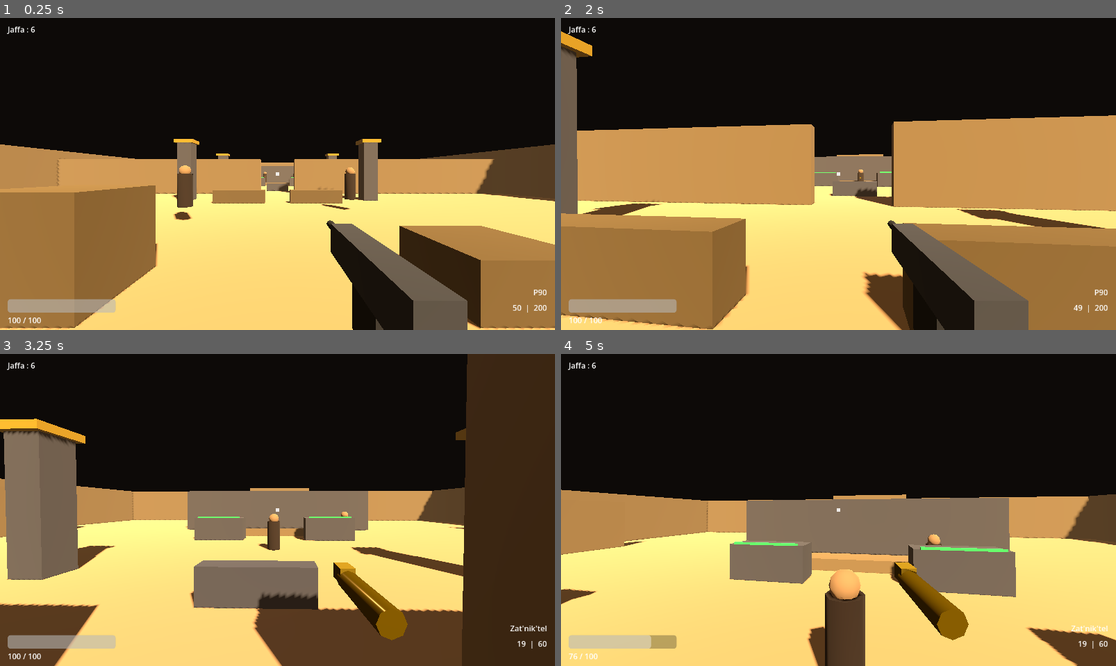
Above: before the commit, frames 1-4 (two rows, left to right).
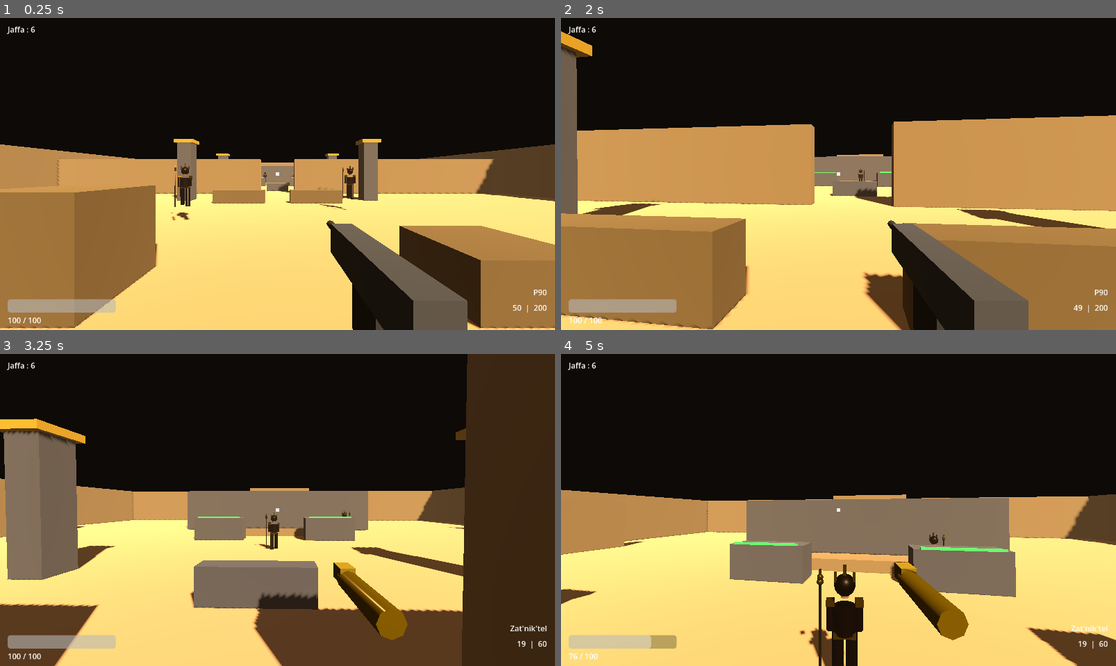
Above: after the commit, the same moments.

Repository: BertrandMiannay/Game_test
Game: Godot game, scene res://scenes/main_level.tscn
The game is run twice, just before and just after one commit, with the same random seed, the same clock (stepped at 60 frames per second) and the same inputs.
Inputs (mouse positions are in pixels of both pictures, inside the frame that each line leads up to):
- Up to frame 1 (0.25 s): no input
- Up to frame 2 (2 s): tap Enter (restart) at 0.5 s; move the mouse to (866, 174) at 0.52 s; hold Shift (sprint) 0.53-1.28 s; hold W (move_forward) from 0.53 s (still down); click (866, 174) at 0.67 s; tap Space (jump) at 0.77, 1.52 s; move the mouse to (810, 174) at 1.27 s; tap 1 (weapon_1) at 1.35 s
- Up to frame 3 (3.25 s): keep holding W (move_forward); move the mouse to (288, 503) at 2.02 s; tap 2 (weapon_2) at 2.1 s; move the mouse to (271, 516) at 2.77 s; tap Shift (sprint) at 2.85 s; click (271, 516) at 2.92 s; tap Space (jump) at 3.02 s
- Up to frame 4 (5 s): keep holding W (move_forward); move the mouse to (877, 513) at 3.52 s; tap 1 (weapon_1) at 3.6 s; tap Space (jump) at 3.77, 4.52 s; move the mouse to (794, 506) at 4.27 s; tap 2 (weapon_2) at 4.35 s

The runs differ from the first frame. In frame 1, 0.7% of the frame differs, in the area x 30-65%, y 46-66%; in frame 2, less than 0.1%; in frame 3, 0.3%; in frame 4, 2.4%, in the area x 42-70%, y 57-100%.

Commit message:
add game description

Diff:
--- a/game/scripts/enemy_jaffa.gd
+++ b/game/scripts/enemy_jaffa.gd
@@ -4,12 +4,12 @@
 enum State { PATROL, CHASE, ATTACK, STUNNED, DEAD }
 
 # ─── Paramètres ────────────────────────────────────────────────────────────────
-@export var max_health: float     = 80.0
-@export var walk_speed: float     = 2.5
-@export var chase_speed: float    = 4.5
+@export var max_health: float      = 80.0
+@export var walk_speed: float      = 2.5
+@export var chase_speed: float     = 4.5
 @export var detection_range: float = 18.0
-@export var attack_range: float   = 7.0
-@export var attack_damage: float  = 12.0
+@export var attack_range: float    = 7.0
+@export var attack_damage: float   = 12.0
 @export var attack_cooldown: float = 2.0
 
 # ─── État interne ──────────────────────────────────────────────────────────────
@@ -23,6 +23,15 @@
 
 const GRAVITY := 9.8
 
+# ─── Pivots d'animation ────────────────────────────────────────────────────────
+var _pivot_left_leg:  Node3D
+var _pivot_right_leg: Node3D
+var _pivot_left_arm:  Node3D
+var _pivot_right_arm: Node3D
+
+var _anim_time:   float = 0.0   # accumulateur de temps pour la marche
+var _attack_anim: float = 0.0   # [0..1] progression de l'animation d'attaque
+
 # ─── Références ────────────────────────────────────────────────────────────────
 @onready var attack_timer: Timer = $AttackTimer
 var audio_player: AudioStreamPlayer3D
@@ -37,7 +46,6 @@
 	attack_timer.one_shot  = true
 	attack_timer.timeout.connect(func(): can_attack = true)
 
-	# Points de patrouille autour du spawn
 	var s := global_position
 	patrol_points = [s, s + Vector3(4, 0, 0), s + Vector3(4, 0, 4), s + Vector3(0, 0, 4)]
 
@@ -53,11 +61,9 @@
 	if state == State.DEAD:
 		return
 
-	# Gravité
 	if not is_on_floor():
 		velocity.y -= GRAVITY * delta
 
-	# Étourdissement
 	if state == State.STUNNED:
 		stun_timer -= delta
 		velocity.x = move_toward(velocity.x, 0, 10.0)
@@ -67,7 +73,6 @@
 		move_and_slide()
 		return
 
-	# Détection du joueur
 	if state == State.PATROL:
 		_scan_for_player()
 
@@ -77,6 +82,41 @@
 		State.ATTACK: _do_attack()
 
 	move_and_slide()
+
+func _process(delta: float) -> void:
+	if state == State.DEAD:
+		return
+	_animate(delta)
+
+# ─── Animation procédurale ─────────────────────────────────────────────────────
+func _animate(delta: float) -> void:
+	var is_moving := state == State.PATROL or state == State.CHASE
+
+	# Accumulation du temps uniquement en mouvement
+	if is_moving:
+		_anim_time += delta * 5.0   # fréquence de pas
+
+	# Décroissance de l'animation d'attaque
+	if _attack_anim > 0.0:
+		_attack_anim = max(0.0, _attack_anim - delta * 2.5)
+
+	# ── Jambes : oscillation avant/arrière ──────────────────────────────────────
+	var leg_angle := sin(_anim_time) * 0.45 if is_moving else 0.0
+	if _pivot_left_leg:
+		_pivot_left_leg.rotation.x  = leg_angle
+	if _pivot_right_leg:
+		_pivot_right_leg.rotation.x = -leg_angle
+
+	# ── Bras : balancement opposé aux jambes ────────────────────────────────────
+	var arm_swing := sin(_anim_time) * 0.30 if is_moving else 0.0
+
+	if _pivot_left_arm:
+		_pivot_left_arm.rotation.x = -arm_swing
+
+	# Bras droit : balancement + soulèvement lors de l'attaque
+	var raise := _attack_anim * -1.2   # -1.2 rad ≈ lever le bras vers l'avant/haut
+	if _pivot_right_arm:
+		_pivot_right_arm.rotation.x = arm_swing + raise
 
 # ─── Comportements ─────────────────────────────────────────────────────────────
 func _scan_for_player() -> void:
@@ -158,11 +198,12 @@
 	return not result.is_empty() and (result["collider"] as Node).is_in_group("player")
 
 func _fire_projectile() -> void:
+	_attack_anim = 1.0   # déclenche l'animation de levée du bras
+
 	var muzzle := global_position + Vector3(0, 1.2, 0)
 	var target := player.global_position + Vector3(0, 0.9, 0)
 	var dir    := (target - muzzle).normalized()
 
-	# Spawn légèrement en avant pour éviter l'auto-collision
 	muzzle += dir * 0.6
 
 	var proj := preload("res://scripts/projectile.gd").new()
@@ -182,7 +223,6 @@
 
 	health -= amount
 
-	# Alerter le Jaffa s'il patrouillait
 	if state == State.PATROL:
 		if player == null:
 			player = get_tree().get_first_node_in_group("player")
@@ -202,46 +242,144 @@
 	state    = State.DEAD
 	velocity = Vector3.ZERO
 	set_physics_process(false)
+	set_process(false)
 	GameManager.notify_enemy_killed()
 
 	var tween := create_tween()
 	if disintegrate:
-		# Effet désintégration : rétrécissement rapide
 		tween.tween_property(self, "scale", Vector3(0.01, 0.01, 0.01), 0.5)
 	else:
-		# Chute et disparition
 		tween.tween_property(self, "rotation:z", PI / 2.0, 0.3)
 		tween.tween_property(self, "scale", Vector3(0.0, 0.0, 0.0), 0.5)
 	tween.tween_callback(queue_free)
 
-# ─── Visuel placeholder ────────────────────────────────────────────────────────
+# ─── Visuel Jaffa ──────────────────────────────────────────────────────────────
 func _build_mesh() -> void:
-	# Corps (capsule bleue/rouge = Jaffa)
-	var body := CSGCylinder3D.new()
-	body.name   = "Body"
-	body.radius = 0.35
-	body.height = 1.6
-	body.position = Vector3(0, 0.8, 0)
-	var mat := StandardMaterial3D.new()
-	mat.albedo_color = Color(0.15, 0.10, 0.08)  # Armure sombre Jaffa
-	body.material = mat
-	add_child(body)
-
-	# Tête
-	var head := CSGSphere3D.new()
-	head.radius   = 0.28
-	head.position = Vector3(0, 1.75, 0)
-	var mat2 := StandardMaterial3D.new()
-	mat2.albedo_color = Color(0.65, 0.50, 0.35)
-	head.material = mat2
-	add_child(head)
-
-	# Détail : emblème Goa'uld (disque doré sur la poitrine)
-	var emblem := CSGBox3D.new()
-	emblem.size     = Vector3(0.15, 0.15, 0.05)
-	emblem.position = Vector3(0, 1.0, 0.33)
-	var mat3 := StandardMaterial3D.new()
-	mat3.albedo_color = Color(0.80, 0.65, 0.10)
-	mat3.metallic     = 0.9
-	emblem.material   = mat3
-	add_child(emblem)
+	var armor := _mat(Color(0.10, 0.07, 0.06), 0.85, 0.35)
+	var gold  := _mat(Color(0.72, 0.55, 0.08), 0.95, 0.15)
+	var skin  := _mat(Color(0.52, 0.36, 0.22), 0.00, 0.85)
+	var metal := _mat(Color(0.18, 0.16, 0.14), 0.80, 0.40)
+
+	# ── Jambes avec pivots à la hanche ──────────────────────────────────────────
+	_pivot_left_leg  = _make_pivot(Vector3(-0.12, 0.95, 0))
+	_pivot_right_leg = _make_pivot(Vector3( 0.12, 0.95, 0))
+
+	# Les jambes sont décalées vers le bas par rapport au pivot de hanche
+	_cyl_on(_pivot_left_leg,  Vector3(0, -0.48, 0), 0.10, 0.95, armor)
+	_cyl_on(_pivot_right_leg, Vector3(0, -0.48, 0), 0.10, 0.95, armor)
+
+	# Genouillères sur les pivots
+	_box_on(_pivot_left_leg,  Vector3(0, -0.40, 0.07), Vector3(0.13, 0.08, 0.07), gold)
+	_box_on(_pivot_right_leg, Vector3(0, -0.40, 0.07), Vector3(0.13, 0.08, 0.07), gold)
+
+	# ── Ceinture (fixe) ─────────────────────────────────────────────────────────
+	_box(Vector3(0, 0.95, 0), Vector3(0.38, 0.09, 0.30), gold)
+
+	# ── Torse (fixe) ────────────────────────────────────────────────────────────
+	_cyl(Vector3(0, 1.18, 0), 0.20, 0.44, armor)
+	_box(Vector3(0, 1.22, 0.13), Vector3(0.34, 0.28, 0.06), armor)   # plastron
+	_box(Vector3(0, 1.28, 0.17), Vector3(0.10, 0.10, 0.04), gold)    # emblème
+
+	# ── Bras avec pivots à l'épaule ─────────────────────────────────────────────
+	_pivot_left_arm  = _make_pivot(Vector3(-0.25, 1.46, 0))
+	_pivot_right_arm = _make_pivot(Vector3( 0.25, 1.46, 0))
+
+	_cyl_on(_pivot_left_arm,  Vector3(0, -0.25, 0), 0.065, 0.44, armor)
+	_cyl_on(_pivot_right_arm, Vector3(0, -0.25, 0), 0.065, 0.44, armor)
+
+	# Épaulières sur les pivots
+	_box_on(_pivot_left_arm,  Vector3(0,  0.00, 0), Vector3(0.15, 0.08, 0.22), gold)
+	_box_on(_pivot_right_arm, Vector3(0,  0.00, 0), Vector3(0.15, 0.08, 0.22), gold)
+
+	# ── Bâton de combat attaché au bras droit ───────────────────────────────────
+	# Décalé en X pour tenir dans la main droite
+	_cyl_on(_pivot_right_arm, Vector3(0.18, -0.55, 0), 0.022, 1.80, metal)   # hampe
+	_sphere_on(_pivot_right_arm, Vector3(0.18,  0.35, 0), 0.060, gold)        # cellule basse
+	_sphere_on(_pivot_right_arm, Vector3(0.18,  0.43, 0), 0.055, gold)        # cellule haute
+	_box_on(_pivot_right_arm, Vector3(0.18,  0.52, 0), Vector3(0.035, 0.10, 0.035), gold)  # pointe
+
+	# ── Cou + tête (fixes) ──────────────────────────────────────────────────────
+	_cyl(Vector3(0, 1.60, 0), 0.072, 0.10, skin)
+	_sphere(Vector3(0, 1.72, 0), 0.155, skin)
+
+	# ── Casque cobra ─────────────────────────────────────────────────────────────
+	_sphere(Vector3(0, 1.76, 0), 0.185, armor)
+	_box(Vector3(0, 2.00, -0.04), Vector3(0.055, 0.22, 0.055), gold)
+	_box(Vector3(-0.16, 1.91, -0.06), Vector3(0.055, 0.17, 0.04), gold)
+	_box(Vector3( 0.16, 1.91, -0.06), Vector3(0.055, 0.17, 0.04), gold)
+
+# ─── Helpers de construction ───────────────────────────────────────────────────
+func _make_pivot(pos: Vector3) -> Node3D:
+	var p := Node3D.new()
+	p.position = pos
+	add_child(p)
+	return p
+
+func _mat(color: Color, metallic: float, roughness: float) -> StandardMaterial3D:
+	var m := StandardMaterial3D.new()
+	m.albedo_color = color
+	m.metallic     = metallic
+	m.roughness    = roughness
+	return m
+
+# Helpers attachés au CharacterBody3D (positions absolues)
+func _cyl(pos: Vector3, radius: float, height: float, mat: StandardMaterial3D) -> void:
+	var mesh := CylinderMesh.new()
+	mesh.top_radius    = radius
+	mesh.bottom_radius = radius
+	mesh.height        = height
+	var mi := MeshInstance3D.new()
+	mi.mesh              = mesh
+	mi.material_override = mat
+	mi.position          = pos
+	add_child(mi)
+
+func _box(pos: Vector3, size: Vector3, mat: StandardMaterial3D) -> void:
+	var mesh := BoxMesh.new()
+	mesh.size = size
+	var mi := MeshInstance3D.new()
+	mi.mesh              = mesh
+	mi.material_override = mat
+	mi.position          = pos
+	add_child(mi)
+
+func _sphere(pos: Vector3, radius: float, mat: StandardMaterial3D) -> void:
+	var mesh := SphereMesh.new()
+	mesh.radius = radius
+	mesh.height = radius * 2.0
+	var mi := MeshInstance3D.new()
+	mi.mesh              = mesh
+	mi.material_override = mat
+	mi.position          = pos
+	add_child(mi)
+
+# Helpers attachés à un pivot (positions relatives au pivot)
+func _cyl_on(pivot: Node3D, pos: Vector3, radius: float, height: float, mat: StandardMaterial3D) -> void:
+	var mesh := CylinderMesh.new()
+	mesh.top_radius    = radius
+	mesh.bottom_radius = radius
+	mesh.height        = height
+	var mi := MeshInstance3D.new()
+	mi.mesh              = mesh
+	mi.material_override = mat
+	mi.position          = pos
+	pivot.add_child(mi)
+
+func _box_on(pivot: Node3D, pos: Vector3, size: Vector3, mat: StandardMaterial3D) -> void:
+	var mesh := BoxMesh.new()
+	mesh.size = size
+	var mi := MeshInstance3D.new()
+	mi.mesh              = mesh
+	mi.material_override = mat
+	mi.position          = pos
+	pivot.add_child(mi)
+
+func _sphere_on(pivot: Node3D, pos: Vector3, radius: float, mat: StandardMaterial3D) -> void:
+	var mesh := SphereMesh.new()
+	mesh.radius = radius
+	mesh.height = radius * 2.0
+	var mi := MeshInstance3D.new()
+	mi.mesh              = mesh
+	mi.material_override = mat
+	mi.position          = pos
+	pivot.add_child(mi)
Not shown, added: game_migration.md
